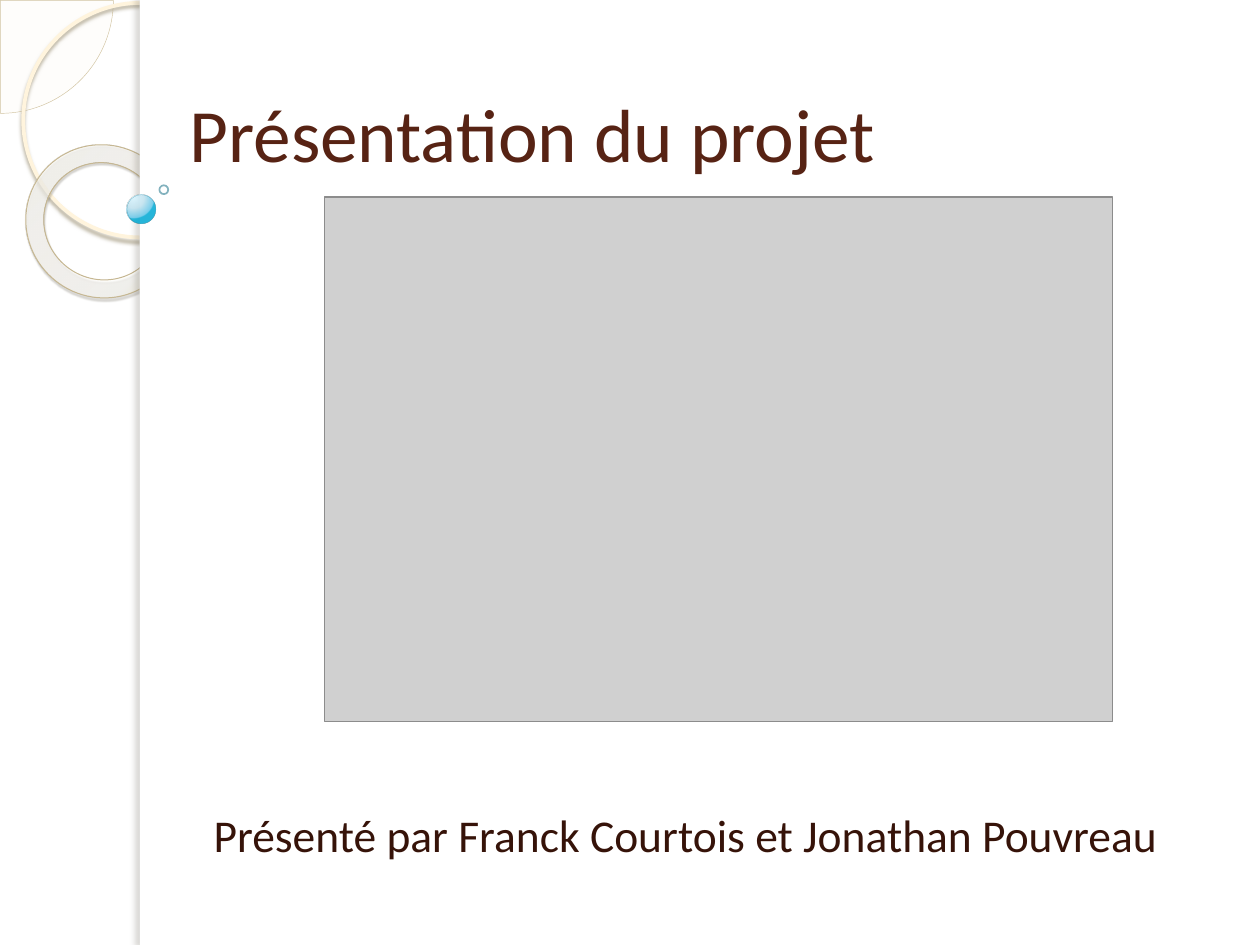
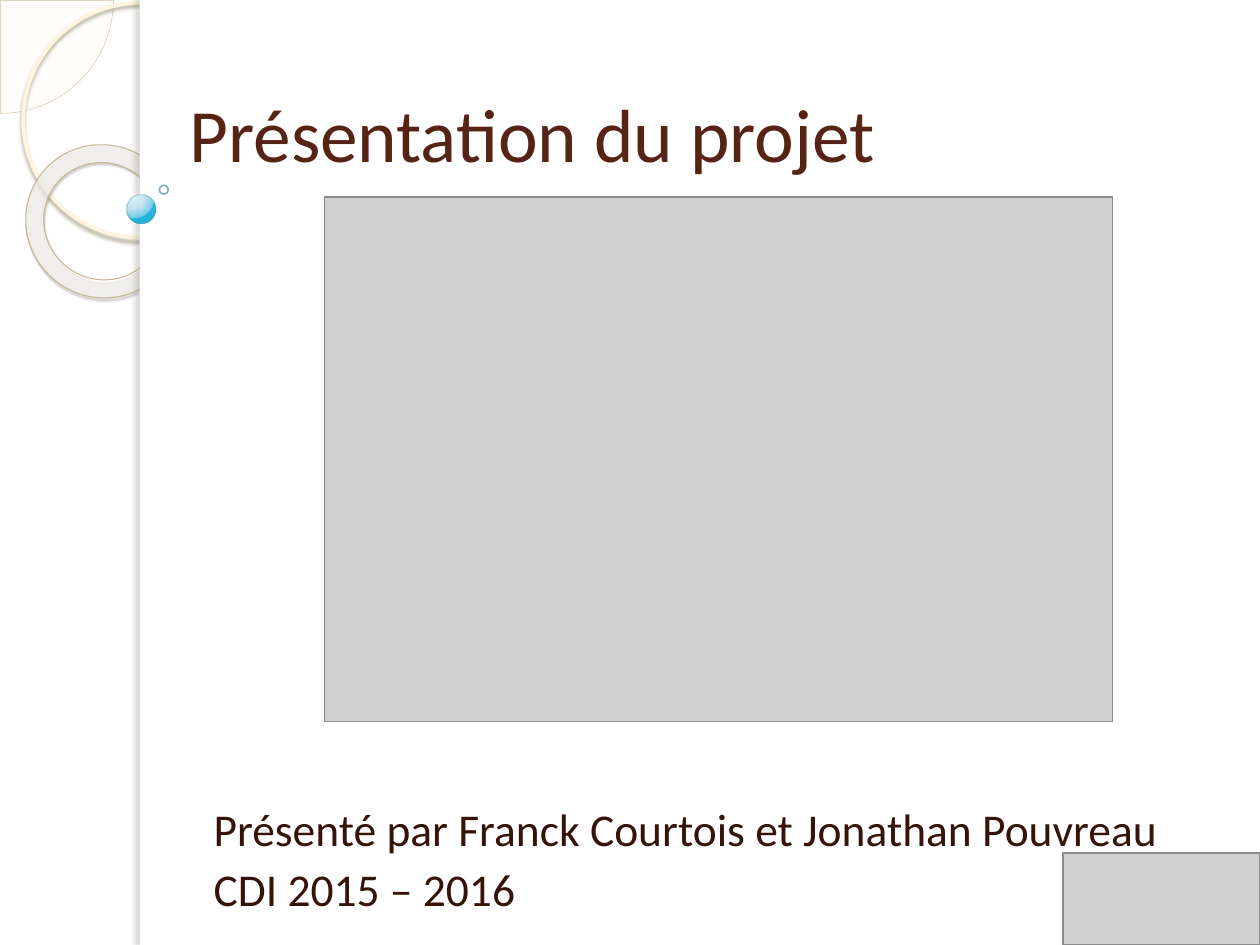
Before and after one commit to Jonathan7295/ProjetGrandPlan, a slide deck: slide 1 of Présenation/Presentation.pptx. Drawn at 1260x945 pixels with LibreOffice and Linux fonts; fonts in the diff are those of the drawing; grey boxes stand for pictures; background and template pictures are left out. Boxes give left, top, right and bottom in pixels: in the first picture for what was removed or moved away, otherwise in the second. Text is boxed around its words. In the diff, an @@ line names an element or a change of style, - is before the commit and + after.

```diff
--- a/Présenation/Presentation.pptx
+++ b/Présenation/Presentation.pptx
@@ subtitle at bbox=[214, 814, 1157, 857]: line spacing 1 to 0.9 @@
@@ picture added at bbox=[1063, 853, 1260, 945] @@
@@ subtitle at bbox=[214, 875, 515, 907]: paragraph added @@
+CDI 2015 – 2016
```
Also in this commit, not shown: 12 other slides changed, 5 slides added, 1 slide removed, 3 other files.
